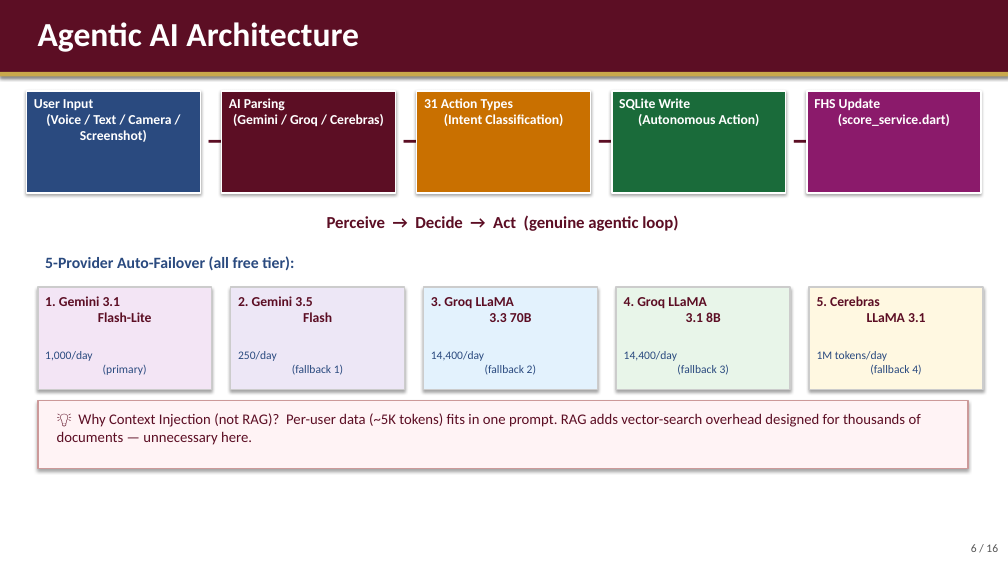
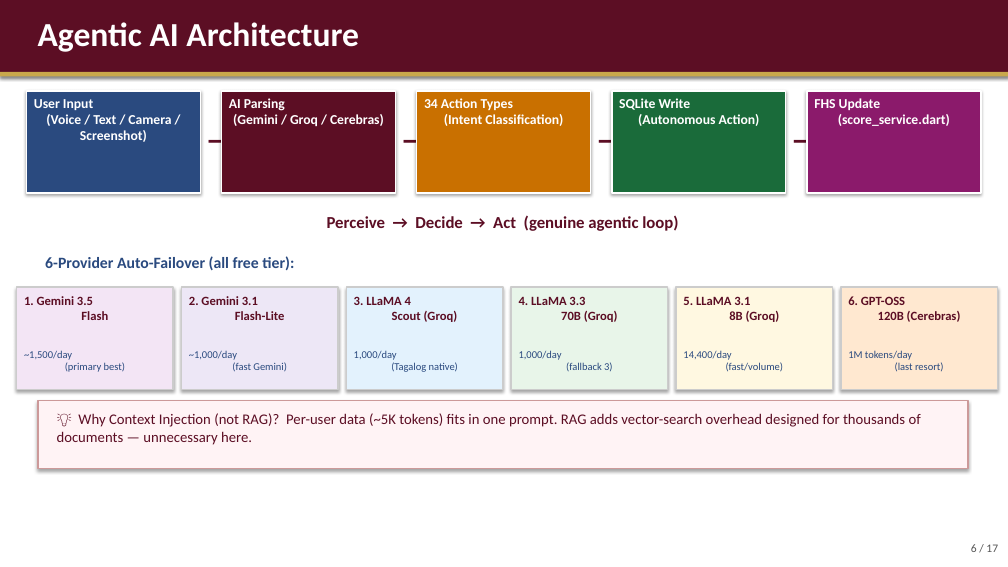
Before and after one commit to Zushikina-kun/smartspend-app, a slide deck: slide 6 of docs/manuscript/output/SmartSpend_Defense_Slides.pptx. Drawn at 1008x567 pixels with LibreOffice and Linux fonts; fonts in the diff are those of the drawing. Boxes give left, top, right and bottom in pixels: in the first picture for what was removed or moved away, otherwise in the second. Text is boxed around its words. In the diff, an @@ line names an element or a change of style, - is before the commit and + after.

Commit message:
v2.9.19 — full audit, 34 agentic actions, 6 AI providers, doc sweep
App fixes:
- ai_chat_service.dart: 34 action validators added (delete_by_date, split_expense,
  update_expense, delete_goal, delete_recurring, add_recurring, plan_salary_split);
  App Guide injected into system prompt (all screen nav paths); SSS rates updated
  to 2025 (15%, 5% employee, ₱35K MSC, ₱1,750 max); Spending Limit nav fixed
- app_config.dart: LLaMA 4 Scout added as tier 3 fallback; Cerebras updated to
  gpt-oss-120b (llama3.1-70b deprecated Feb 2026); 6-provider failover chain;
  corrected Groq 70B RPD (1,000/day, not 14,400); Gemini 3.5 Flash ~1,500/day
- llm_service.dart: Gemini fallback fixed — old REST API → OpenAI-compatible
  endpoint + gemini-3.1-flash-lite model name
- help_screen.dart: 31→34 actions; pool of 6→10 quests; Spending Limit nav ×3
  corrected; phantom Daily Spending Limit section → Spending Limits
- about_screen.dart, ai_screen.dart, feature_tour.dart: 31→34 actions, model list
- profile_screen.dart: SSS calculation fixed (4.5%→5%, ₱1,350→₱1,750 max)

Docs sweep (all reference counts corrected to 34 actions, 6 providers):
- DEFENSE_GUIDE.md, README.md, CAPSTONE_REFERENCE.md, SYSTEM_OVERVIEW.md,
  FEATURE_DOCS.md, RESEARCH_BASIS.md, PROJECT_STATUS.md
- LLaMA 4 Scout Q&A updated (now in chain), failover count 5→6 everywhere

Defense materials:
- Progress reports Week 4–7 rebuilt with signatures (Brix A. Directo)
- Week 7 added (new)
- Defense slides: 6-provider chain, 34 actions, v2.9.19
- Defense Prep DOCX: 34 actions, corrected Q&A, provider count
- Compliance Matrix: correct panel names (Raposas, Mzana), adviser Mangaoang

```diff
--- a/docs/manuscript/output/SmartSpend_Defense_Slides.pptx
+++ b/docs/manuscript/output/SmartSpend_Defense_Slides.pptx
@@ text at (424,98,563,126): text changed @@
-31 Action Types
-(Intent Classification)
+34 Action Types
+(Intent Classification)
@@ text at (45,256,294,270): text changed @@
-5-Provider Auto-Failover (all free tier):
+6-Provider Auto-Failover (all free tier):
@@ rectangle: place and size @@
-rectangle at (38,287,212,389)
+rectangle at (17,287,173,389)
@@ text at (24,296,108,320): text changed; size 13 to 12 pt @@
-1. Gemini 3.1
-Flash-Lite
+1. Gemini 3.5
+Flash
@@ rectangle: place and size @@
-rectangle at (231,287,405,389)
+rectangle at (181,287,338,389)
@@ text at (189,296,285,320): text changed; size 13 to 12 pt @@
-2. Gemini 3.5
-Flash
+2. Gemini 3.1
+Flash-Lite
@@ rectangle: place and size @@
-rectangle at (423,287,597,389)
+rectangle at (346,287,503,389)
@@ text at (354,296,458,322): text changed; size 13 to 12 pt @@
-3. Groq LLaMA
-3.3 70B
+3. LLaMA 4
+Scout (Groq)
@@ rectangle: place and size @@
-rectangle at (616,287,790,389)
+rectangle at (511,287,668,389)
@@ text at (519,296,618,322): text changed; size 13 to 12 pt @@
-4. Groq LLaMA
-3.1 8B
+4. LLaMA 3.3
+70B (Groq)
@@ rectangle: place and size @@
-rectangle at (809,287,983,389)
+rectangle at (676,287,833,389)
@@ text at (683,296,780,322): text changed; size 13 to 12 pt @@
-5. Cerebras
-LLaMA 3.1
+5. LLaMA 3.1
+8B (Groq)
@@ rectangle added at (841,287,997,389), fill #FFE8D0, outline #CCCCCC 1.5 pt @@
@@ text added at (848,296,961,322), 12 pt, text #5C0E24, bold @@
+6. GPT-OSS
+120B (Cerebras)
@@ text at (24,350,125,372): text changed; size 11 to 10 pt @@
-1,000/day
-(primary)
+~1,500/day
+(primary best)
@@ text at (189,351,287,372): text changed; size 11 to 10 pt @@
-250/day
-(fallback 1)
+~1,000/day
+(fast Gemini)
@@ text at (354,351,458,372): text changed; size 11 to 10 pt @@
-14,400/day
-(fallback 2)
+1,000/day
+(Tagalog native)
@@ text at (519,350,612,371): text changed; size 11 to 10 pt @@
-14,400/day
-(fallback 3)
+1,000/day
+(fallback 3)
@@ text added at (683,351,783,372), 10 pt, text #2A4A7F @@
+14,400/day
+(fast/volume)
@@ text at (848,350,944,371): text changed; size 11 to 10 pt @@
-1M tokens/day
-(fallback 4)
+1M tokens/day
+(last resort)
@@ text at (971,544,998,552): text changed @@
-6 / 16
+6 / 17
```
Also in this commit, not shown: 14 other slides changed, 1 slide added, 26 other files.
